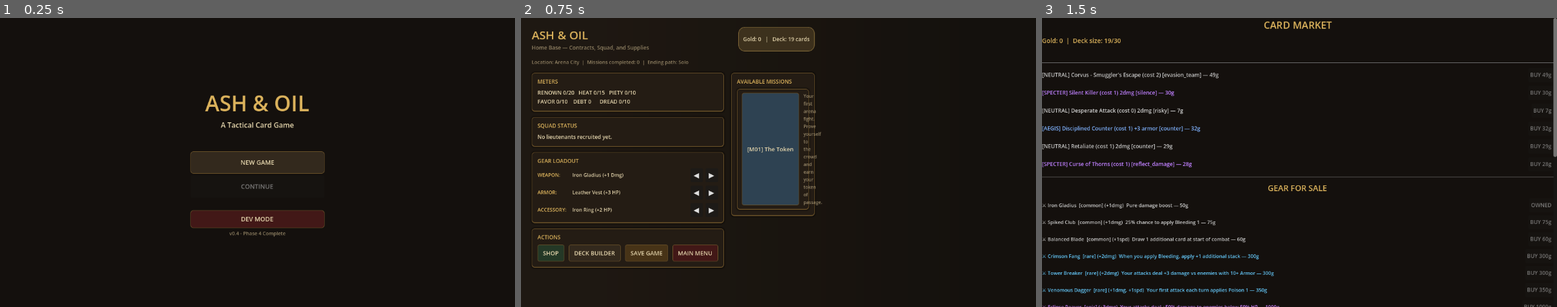
Above: before the commit, frames 1-3 (left to right).
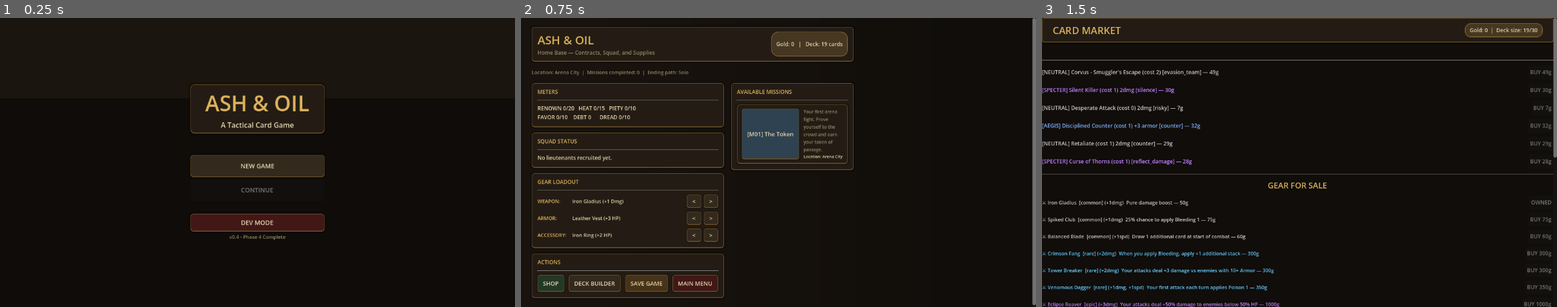
Above: after the commit, the same moments.

Repository: StoveGodCooks/ash-oil
Game: Godot game, scene res://scenes/Main.tscn
Two runs of this game, one before a commit and one after it. Both use one fixed random seed, a clock stepped at 60 frames per second and the inputs below.
Inputs:
- Up to frame 1 (0.25 s): no input
- Up to frame 2 (0.75 s): click "NEW GAME" at 0.5 s
- Up to frame 3 (1.5 s): click "SHOP" at 1.25 s

The runs differ from the first frame. In frame 1, 2.0% of the frame differs, in the area x 36-64%, y 22-77%; in frame 2, 14%, in the area x 2-100%, y 0-100%; in frame 3, 10%.

Commit message:
feat:ui_game_vibe_pass

Diff:
--- a/scripts/ui/CombatUI.gd
+++ b/scripts/ui/CombatUI.gd
@@ -109,18 +109,41 @@
 	bg.set_anchors_preset(Control.PRESET_FULL_RECT)
 	add_child(bg)
 
+	var vignette = ColorRect.new()
+	vignette.color = Color(0, 0, 0, 0.20)
+	vignette.set_anchors_preset(Control.PRESET_FULL_RECT)
+	add_child(vignette)
+
 	var main_vbox = VBoxContainer.new()
 	main_vbox.set_anchors_preset(Control.PRESET_FULL_RECT)
 	main_vbox.add_theme_constant_override("separation", 8)
 	add_child(main_vbox)
 
 	# Title bar
+	var title_panel = PanelContainer.new()
+	title_panel.add_theme_stylebox_override("panel", _panel_style())
+	main_vbox.add_child(title_panel)
+
+	var title_margin = MarginContainer.new()
+	title_margin.add_theme_constant_override("margin_left", 10)
+	title_margin.add_theme_constant_override("margin_right", 10)
+	title_margin.add_theme_constant_override("margin_top", 6)
+	title_margin.add_theme_constant_override("margin_bottom", 6)
+	title_panel.add_child(title_margin)
+
 	var title_bar = HBoxContainer.new()
-	title_bar.custom_minimum_size = Vector2(0, 40)
-	main_vbox.add_child(title_bar)
+	title_bar.custom_minimum_size = Vector2(0, 36)
+	title_margin.add_child(title_bar)
+
+	var mid = GameState.current_mission_id
+	if mid == "":
+		mid = "M01"
+	var mdata = MissionManager.get_mission(mid)
+	var mname = mdata.get("name", mid)
+	var mloc = mdata.get("location", "Unknown")
 
 	var mission_label = Label.new()
-	mission_label.text = "  M01: THE TOKEN — Arena Fight"
+	mission_label.text = "%s: %s — %s" % [mid, mname, mloc]
 	mission_label.add_theme_font_size_override("font_size", 14)
 	mission_label.add_theme_color_override("font_color", CLR_ACCENT)
 	title_bar.add_child(mission_label)
@@ -131,7 +154,8 @@
 
 	turn_label = Label.new()
 	turn_label.text = "Turn 1"
-	turn_label.add_theme_font_size_override("font_size", 14)
+	turn_label.add_theme_font_size_override("font_size", 13)
+	turn_label.add_theme_color_override("font_color", CLR_TEXT)
 	title_bar.add_child(turn_label)
 
 	# Enemy zone
@@ -159,6 +183,10 @@
 		var e_btn = Button.new()
 		e_btn.custom_minimum_size = Vector2(160, 90)
 		e_btn.text = _get_enemy_display(i)
+		e_btn.add_theme_stylebox_override("normal",  _btn_style(CLR_PANEL))
+		e_btn.add_theme_stylebox_override("hover",   _btn_style(CLR_PANEL.lightened(0.10)))
+		e_btn.add_theme_stylebox_override("pressed", _btn_style(CLR_PANEL.darkened(0.10)))
+		e_btn.add_theme_color_override("font_color", CLR_TEXT)
 		e_btn.pressed.connect(_on_enemy_selected.bind(i))
 		enemy_hbox.add_child(e_btn)
 		enemy_buttons.append(e_btn)
@@ -197,19 +225,13 @@
 	res_hbox.add_theme_constant_override("separation", 20)
 	main_vbox.add_child(res_hbox)
 
-	stamina_label = Label.new()
-	stamina_label.text = "Stamina: 5/5"
-	stamina_label.add_theme_font_size_override("font_size", 13)
-	stamina_label.add_theme_color_override("font_color", CLR_TEXT)
-	stamina_label.custom_minimum_size = Vector2(140, 0)
-	res_hbox.add_child(stamina_label)
-
-	mana_label = Label.new()
-	mana_label.text = "Mana: 0/10"
-	mana_label.add_theme_font_size_override("font_size", 13)
-	mana_label.add_theme_color_override("font_color", CLR_TEXT)
-	mana_label.custom_minimum_size = Vector2(120, 0)
-	res_hbox.add_child(mana_label)
+	var stamina_pill = _make_pill("Stamina: 5/5", CLR_ACCENT)
+	stamina_label = stamina_pill.get_meta("label")
+	res_hbox.add_child(stamina_pill)
+
+	var mana_pill = _make_pill("Mana: 0/10", CLR_TEXT)
+	mana_label = mana_pill.get_meta("label")
+	res_hbox.add_child(mana_pill)
 
 	# Hand zone label
 	var hand_title = Label.new()
@@ -743,7 +765,7 @@
 	s.border_width_left   = 1
 	s.border_width_right  = 1
 	s.border_width_top    = 1
-	s.border_width_bottom = 1
+	s.border_width_bottom = 2
 	s.border_color = CLR_BORDER
 	s.corner_radius_top_left     = 4
 	s.corner_radius_top_right    = 4
@@ -753,7 +775,39 @@
 	s.content_margin_right  = 10
 	s.content_margin_top    = 4
 	s.content_margin_bottom = 4
+	s.shadow_color = Color(0, 0, 0, 0.35)
+	s.shadow_size  = 3
 	return s
+
+func _make_pill(text: String, color: Color) -> PanelContainer:
+	var panel = PanelContainer.new()
+	var style = StyleBoxFlat.new()
+	style.bg_color = Color(color.r, color.g, color.b, 0.18)
+	style.border_width_left = 1
+	style.border_width_right = 1
+	style.border_width_top = 1
+	style.border_width_bottom = 1
+	style.border_color = Color(color.r, color.g, color.b, 0.55)
+	style.corner_radius_top_left = 12
+	style.corner_radius_top_right = 12
+	style.corner_radius_bottom_left = 12
+	style.corner_radius_bottom_right = 12
+	panel.add_theme_stylebox_override("panel", style)
+
+	var margin = MarginContainer.new()
+	margin.add_theme_constant_override("margin_left", 10)
+	margin.add_theme_constant_override("margin_right", 10)
+	margin.add_theme_constant_override("margin_top", 4)
+	margin.add_theme_constant_override("margin_bottom", 4)
+	panel.add_child(margin)
+
+	var label = Label.new()
+	label.text = text
+	label.add_theme_font_size_override("font_size", 12)
+	label.add_theme_color_override("font_color", CLR_TEXT)
+	margin.add_child(label)
+	panel.set_meta("label", label)
+	return panel
 
 var _log_lines: Array = []
 func _log(msg: String) -> void:
--- a/scripts/ui/Main.gd
+++ b/scripts/ui/Main.gd
@@ -16,11 +16,22 @@
 var continue_btn: Button
 
 func _ready() -> void:
-	# Dark background
+	# Background layers
 	var bg = ColorRect.new()
 	bg.color = CLR_BG
 	bg.set_anchors_preset(Control.PRESET_FULL_RECT)
 	add_child(bg)
+
+	var bg_top = ColorRect.new()
+	bg_top.color = CLR_PANEL
+	bg_top.set_anchors_preset(Control.PRESET_TOP_WIDE)
+	bg_top.custom_minimum_size = Vector2(0, 180)
+	add_child(bg_top)
+
+	var vignette = ColorRect.new()
+	vignette.color = Color(0, 0, 0, 0.25)
+	vignette.set_anchors_preset(Control.PRESET_FULL_RECT)
+	add_child(vignette)
 
 	# Center container
 	var vbox = VBoxContainer.new()
@@ -30,13 +41,24 @@
 	vbox.alignment = BoxContainer.ALIGNMENT_CENTER
 	add_child(vbox)
 
+	# Title banner
+	var banner = PanelContainer.new()
+	banner.custom_minimum_size = Vector2(300, 90)
+	banner.add_theme_stylebox_override("panel", _panel_style(CLR_PANEL))
+	vbox.add_child(banner)
+
+	var banner_v = VBoxContainer.new()
+	banner_v.alignment = BoxContainer.ALIGNMENT_CENTER
+	banner_v.set_anchors_preset(Control.PRESET_FULL_RECT)
+	banner.add_child(banner_v)
+
 	# Title
 	var title = Label.new()
 	title.text = "ASH & OIL"
 	title.horizontal_alignment = HORIZONTAL_ALIGNMENT_CENTER
 	title.add_theme_font_size_override("font_size", 48)
 	title.add_theme_color_override("font_color", CLR_ACCENT)
-	vbox.add_child(title)
+	banner_v.add_child(title)
 
 	# Subtitle
 	var sub = Label.new()
@@ -44,7 +66,7 @@
 	sub.horizontal_alignment = HORIZONTAL_ALIGNMENT_CENTER
 	sub.add_theme_font_size_override("font_size", 16)
 	sub.add_theme_color_override("font_color", CLR_TEXT)
-	vbox.add_child(sub)
+	banner_v.add_child(sub)
 
 	# Spacer
 	var sp1 = Control.new()
@@ -130,7 +152,7 @@
 	s.border_width_left = 1
 	s.border_width_top = 1
 	s.border_width_right = 1
-	s.border_width_bottom = 1
+	s.border_width_bottom = 2
 	s.corner_radius_top_left = 6
 	s.corner_radius_top_right = 6
 	s.corner_radius_bottom_left = 6
@@ -139,4 +161,26 @@
 	s.content_margin_right = 14
 	s.content_margin_top = 6
 	s.content_margin_bottom = 6
+	s.shadow_size = 4
+	s.shadow_color = Color(0, 0, 0, 0.35)
 	return s
+
+func _panel_style(color: Color) -> StyleBoxFlat:
+	var s = StyleBoxFlat.new()
+	s.bg_color = color
+	s.border_color = CLR_BORDER
+	s.border_width_left = 1
+	s.border_width_top = 1
+	s.border_width_right = 1
+	s.border_width_bottom = 2
+	s.corner_radius_top_left = 8
+	s.corner_radius_top_right = 8
+	s.corner_radius_bottom_left = 8
+	s.corner_radius_bottom_right = 8
+	s.content_margin_left = 10
+	s.content_margin_right = 10
+	s.content_margin_top = 8
+	s.content_margin_bottom = 8
+	s.shadow_size = 6
+	s.shadow_color = Color(0, 0, 0, 0.35)
+	return s
--- a/scripts/ui/MainHub.gd
+++ b/scripts/ui/MainHub.gd
@@ -41,6 +41,11 @@
 	gradient.modulate = Color(1, 1, 1, 0.8)
 	add_child(gradient)
 
+	var vignette = ColorRect.new()
+	vignette.color = Color(0, 0, 0, 0.20)
+	vignette.set_anchors_preset(Control.PRESET_FULL_RECT)
+	add_child(vignette)
+
 	var scroll = ScrollContainer.new()
 	scroll.set_anchors_preset(Control.PRESET_FULL_RECT)
 	add_child(scroll)
@@ -59,9 +64,20 @@
 	margin.add_child(main_vbox)
 
 	# ── Title Bar ──
+	var title_panel = PanelContainer.new()
+	title_panel.add_theme_stylebox_override("panel", _make_card_style())
+	main_vbox.add_child(title_panel)
+
+	var title_margin = MarginContainer.new()
+	title_margin.add_theme_constant_override("margin_left", 12)
+	title_margin.add_theme_constant_override("margin_right", 12)
+	title_margin.add_theme_constant_override("margin_top", 10)
+	title_margin.add_theme_constant_override("margin_bottom", 10)
+	title_panel.add_child(title_margin)
+
 	var title_bar = HBoxContainer.new()
 	title_bar.add_theme_constant_override("separation", 16)
-	main_vbox.add_child(title_bar)
+	title_margin.add_child(title_bar)
 
 	var title_box = VBoxContainer.new()
 	title_box.add_theme_constant_override("separation", 2)
@@ -147,14 +163,12 @@
 		row.add_child(info_lbl)
 		gear_slot_labels[slot] = info_lbl
 
-		var prev_btn = Button.new()
-		prev_btn.text = "◀"
+		var prev_btn = _make_button("<", CLR_BTN)
 		prev_btn.custom_minimum_size = Vector2(28, 0)
 		prev_btn.pressed.connect(_on_gear_cycle.bind(slot, -1))
 		row.add_child(prev_btn)
 
-		var next_btn = Button.new()
-		next_btn.text = "▶"
+		var next_btn = _make_button(">", CLR_BTN)
 		next_btn.custom_minimum_size = Vector2(28, 0)
 		next_btn.pressed.connect(_on_gear_cycle.bind(slot, 1))
 		row.add_child(next_btn)
@@ -259,13 +273,23 @@
 			btn.pressed.connect(_on_mission_pressed.bind(mission_id))
 			row.add_child(btn)
 
+			var right_col = VBoxContainer.new()
+			right_col.add_theme_constant_override("separation", 2)
+			right_col.size_flags_horizontal = Control.SIZE_EXPAND_FILL
+			row.add_child(right_col)
+
 			var desc = Label.new()
 			desc.text = m.get("description", "")
 			desc.add_theme_font_size_override("font_size", 10)
 			desc.add_theme_color_override("font_color", CLR_MUTED)
 			desc.autowrap_mode = TextServer.AUTOWRAP_WORD
-			desc.size_flags_horizontal = Control.SIZE_EXPAND_FILL
-			row.add_child(desc)
+			right_col.add_child(desc)
+
+			var loc = Label.new()
+			loc.text = "Location: %s" % m.get("location", "Unknown")
+			loc.add_theme_font_size_override("font_size", 9)
+			loc.add_theme_color_override("font_color", CLR_TEXT)
+			right_col.add_child(loc)
 
 # ============ HELPERS ============
 func _make_button(text: String, color: Color) -> Button:
@@ -285,7 +309,7 @@
 	s.border_width_left   = 1
 	s.border_width_right  = 1
 	s.border_width_top    = 1
-	s.border_width_bottom = 1
+	s.border_width_bottom = 2
 	s.border_color = CLR_CARD_EDGE        # Aged gold border on all buttons
 	s.corner_radius_top_left     = 4
 	s.corner_radius_top_right    = 4
@@ -295,6 +319,8 @@
 	s.content_margin_right  = 12
 	s.content_margin_top    = 6
 	s.content_margin_bottom = 6
+	s.shadow_color = Color(0, 0, 0, 0.35)
+	s.shadow_size  = 3
 	return s
 
 func _make_section_card(parent: Control, title: String) -> VBoxContainer:
@@ -318,6 +344,10 @@
 	label.add_theme_font_size_override("font_size", 12)
 	label.add_theme_color_override("font_color", CLR_ACCENT)
 	vbox.add_child(label)
+
+	var sep = HSeparator.new()
+	sep.add_theme_color_override("color", CLR_CARD_EDGE)
+	vbox.add_child(sep)
 	return vbox
 
 func _make_card_style() -> StyleBoxFlat:
--- a/scripts/ui/ShopUI.gd
+++ b/scripts/ui/ShopUI.gd
@@ -38,6 +38,11 @@
 	bg.set_anchors_preset(Control.PRESET_FULL_RECT)
 	add_child(bg)
 
+	var vignette = ColorRect.new()
+	vignette.color = Color(0, 0, 0, 0.20)
+	vignette.set_anchors_preset(Control.PRESET_FULL_RECT)
+	add_child(vignette)
+
 	var scroll = ScrollContainer.new()
 	scroll.set_anchors_preset(Control.PRESET_FULL_RECT)
 	add_child(scroll)
@@ -47,26 +52,42 @@
 	vbox.add_theme_constant_override("separation", 10)
 	scroll.add_child(vbox)
 
-	# Title
+	# Title panel
+	var title_panel = PanelContainer.new()
+	title_panel.add_theme_stylebox_override("panel", _make_style(CLR_PANEL))
+	vbox.add_child(title_panel)
+
+	var title_margin = MarginContainer.new()
+	title_margin.add_theme_constant_override("margin_left", 12)
+	title_margin.add_theme_constant_override("margin_right", 12)
+	title_margin.add_theme_constant_override("margin_top", 8)
+	title_margin.add_theme_constant_override("margin_bottom", 8)
+	title_panel.add_child(title_margin)
+
+	var title_row = HBoxContainer.new()
+	title_row.add_theme_constant_override("separation", 10)
+	title_margin.add_child(title_row)
+
 	var title = Label.new()
 	title.text = "CARD MARKET"
 	title.add_theme_font_size_override("font_size", 22)
 	title.add_theme_color_override("font_color", CLR_ACCENT)
-	title.horizontal_alignment = HORIZONTAL_ALIGNMENT_CENTER
-	vbox.add_child(title)
-
-	# Gold display
-	gold_label = Label.new()
-	gold_label.add_theme_font_size_override("font_size", 14)
-	gold_label.add_theme_color_override("font_color", CLR_ACCENT)
-	vbox.add_child(gold_label)
-	_refresh_gold()
+	title_row.add_child(title)
+
+	var title_spacer = Control.new()
+	title_spacer.size_flags_horizontal = Control.SIZE_EXPAND_FILL
+	title_row.add_child(title_spacer)
+
+	var gold_pill = _make_pill("Gold: 0", CLR_ACCENT)
+	gold_label = gold_pill.get_meta("label")
+	title_row.add_child(gold_pill)
 
 	# Message label
 	msg_label = Label.new()
 	msg_label.add_theme_font_size_override("font_size", 12)
 	msg_label.add_theme_color_override("font_color", CLR_MUTED)
 	vbox.add_child(msg_label)
+	_refresh_gold()
 
 	var sep = HSeparator.new()
 	sep.add_theme_color_override("color", CLR_BORDER)
@@ -280,7 +301,7 @@
 	s.border_width_left = 1
 	s.border_width_top = 1
 	s.border_width_right = 1
-	s.border_width_bottom = 1
+	s.border_width_bottom = 2
 	s.corner_radius_top_left = 4
 	s.corner_radius_top_right = 4
 	s.corner_radius_bottom_left = 4
@@ -289,4 +310,36 @@
 	s.content_margin_right = 12
 	s.content_margin_top = 4
 	s.content_margin_bottom = 4
+	s.shadow_size = 3
+	s.shadow_color = Color(0, 0, 0, 0.35)
 	return s
+
+func _make_pill(text: String, color: Color) -> PanelContainer:
+	var panel = PanelContainer.new()
+	var style = StyleBoxFlat.new()
+	style.bg_color = Color(color.r, color.g, color.b, 0.18)
+	style.border_width_left = 1
+	style.border_width_right = 1
+	style.border_width_top = 1
+	style.border_width_bottom = 1
+	style.border_color = Color(color.r, color.g, color.b, 0.55)
+	style.corner_radius_top_left = 12
+	style.corner_radius_top_right = 12
+	style.corner_radius_bottom_left = 12
+	style.corner_radius_bottom_right = 12
+	panel.add_theme_stylebox_override("panel", style)
+
+	var margin = MarginContainer.new()
+	margin.add_theme_constant_override("margin_left", 10)
+	margin.add_theme_constant_override("margin_right", 10)
+	margin.add_theme_constant_override("margin_top", 4)
+	margin.add_theme_constant_override("margin_bottom", 4)
+	panel.add_child(margin)
+
+	var label = Label.new()
+	label.text = text
+	label.add_theme_font_size_override("font_size", 12)
+	label.add_theme_color_override("font_color", CLR_TEXT)
+	margin.add_child(label)
+	panel.set_meta("label", label)
+	return panel
